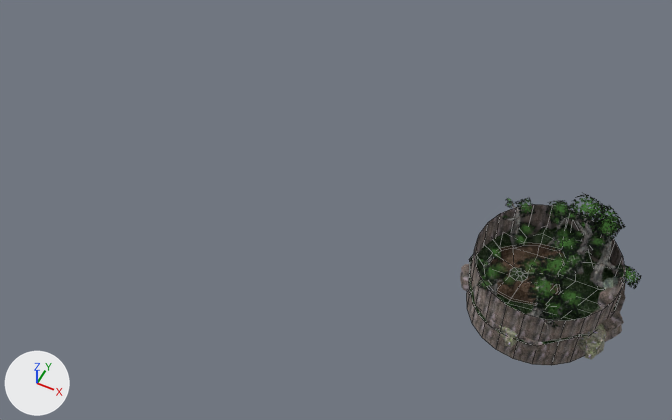
A saved change to the Blender file game/levels/meda_terrain.blend.
One viewpoint serves both versions: a 50 mm camera at (15.2, -118.7, 150.0) aimed at (-44.0, -0.4, 2.1). Every picture has the same lights, and +X, +Y and +Z are marked at lower left. Mesh edges are drawn as thin lines on the coarser meshes.

Objects in the first picture: 'Rock_7', 'Terrain', 'Tree_1', 'Tree_3', 'Tree_4', 'Tree_5', 'Tree_9', 'Walls'.
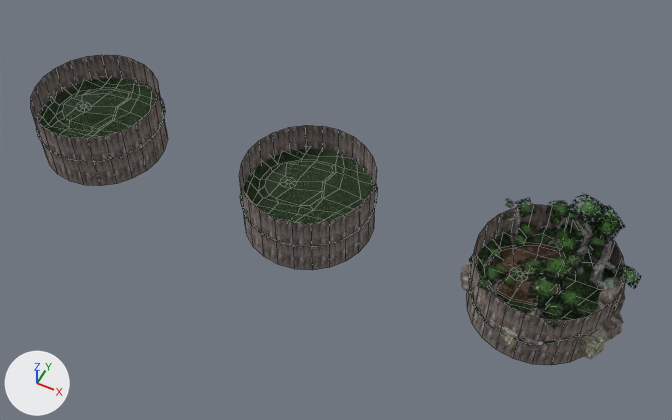
Commit message: add grass bilboard

Boxes (x1, y1, x2, y2) around the edits, measured in the pictures (672 x 420 px):
'Walls_2', added
    after: (240, 125, 377, 270)
'Walls_3', added
    after: (31, 55, 167, 186)
'Terrain_2', added (green)
    after: (240, 149, 378, 247)
'Terrain_3', added (green)
    after: (36, 78, 166, 162)

What the commit changed:
Picture 'tex_stone_2.png.002' (img_tex_stone_2_png_002) is new.
Picture 'tex_grass_1.png.002' (img_tex_grass_1_png_002) is new.
Picture 'tex_stone_2.png.001' (img_tex_stone_2_png_001) is new.
Material 'Walls.002' (mat_walls_002) is new.
Its texture is img_tex_stone_2_png_002.
Its roughness is 1.0.
Its diffuse roughness is 1.0.
Its specular ior level is 0.0.
Material 'Grass.002' (mat_grass_002) is new.
Its texture is img_tex_grass_1_png_002.
Its roughness is 1.0.
Its diffuse roughness is 1.0.
Its specular ior level is 0.0.
Material 'Walls.001' (mat_walls_001) is new.
Its texture is img_tex_stone_2_png_001.
Its roughness is 1.0.
Its diffuse roughness is 1.0.
Its specular ior level is 0.0.
Mesh me_cylinder_002 is new.
It has 48 vertices, 24 faces and spans x -13.0..15.9, y -13.5..15.4, z -1.2..13.8.
It uses material mat_walls_002 (picture img_tex_stone_2_png_002).
Mesh me_plane_002 is new.
It has 141 vertices, 121 faces and spans x -13.5..16.1, y -13.6..16.0, z 0.8..2.5.
It uses material mat_grass_002 (picture img_tex_grass_1_png_002).
Mesh me_cylinder_001 is new.
It has 48 vertices, 24 faces and spans x -13.0..15.9, y -13.5..15.4, z -1.2..13.8.
It uses material mat_walls_001 (picture img_tex_stone_2_png_001).
Mesh me_plane_001 is new.
It has 141 vertices, 121 faces and spans x -13.5..16.1, y -13.6..16.0, z 0.8..2.5.
It uses material mat_grass (picture img_tex_grass_1_png).
Object 'Walls_3' (ob_walls_3) is new; it shows me_cylinder_002.
Its location is (-107.6, 0.1, -4.9).
Object 'Terrain_3' (ob_terrain_3) is new; it shows me_plane_002.
Its location is (-107.6, 0.1, 0.0).
Object 'Walls_2' (ob_walls_2) is new; it shows me_cylinder_001.
Its location is (-52.7, 0.1, -4.9).
Object 'Terrain_2' (ob_terrain_2) is new; it shows me_plane_001.
Its location is (-52.7, 0.1, 0.0).
